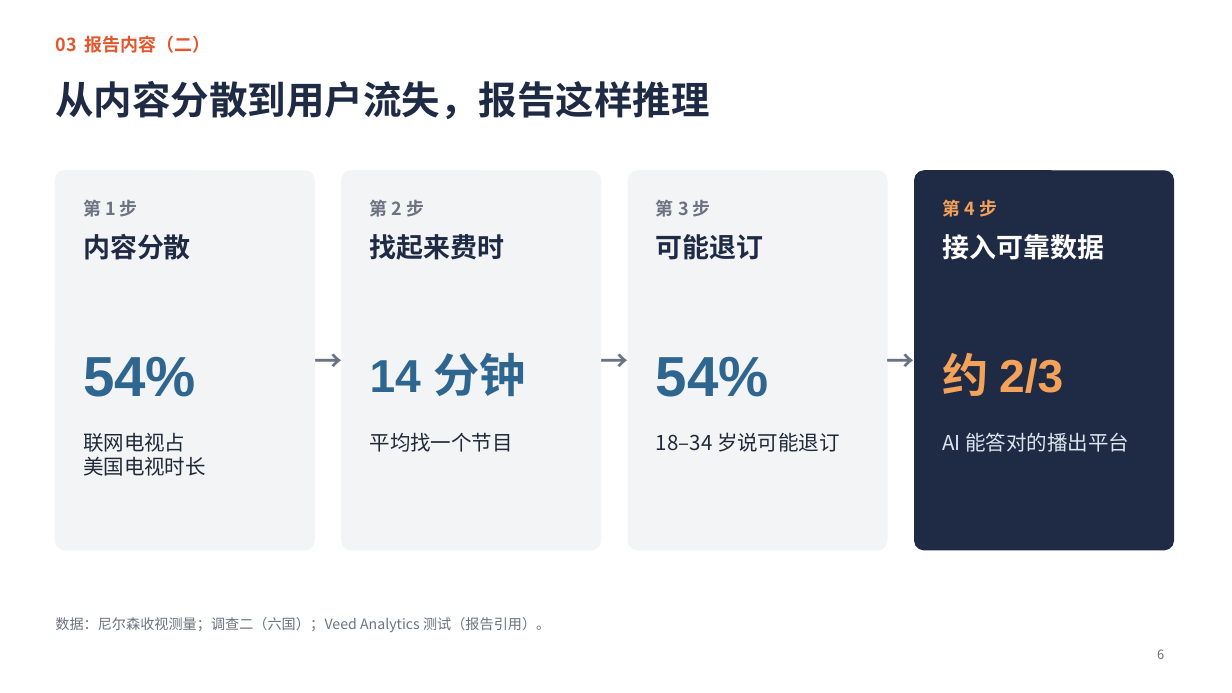
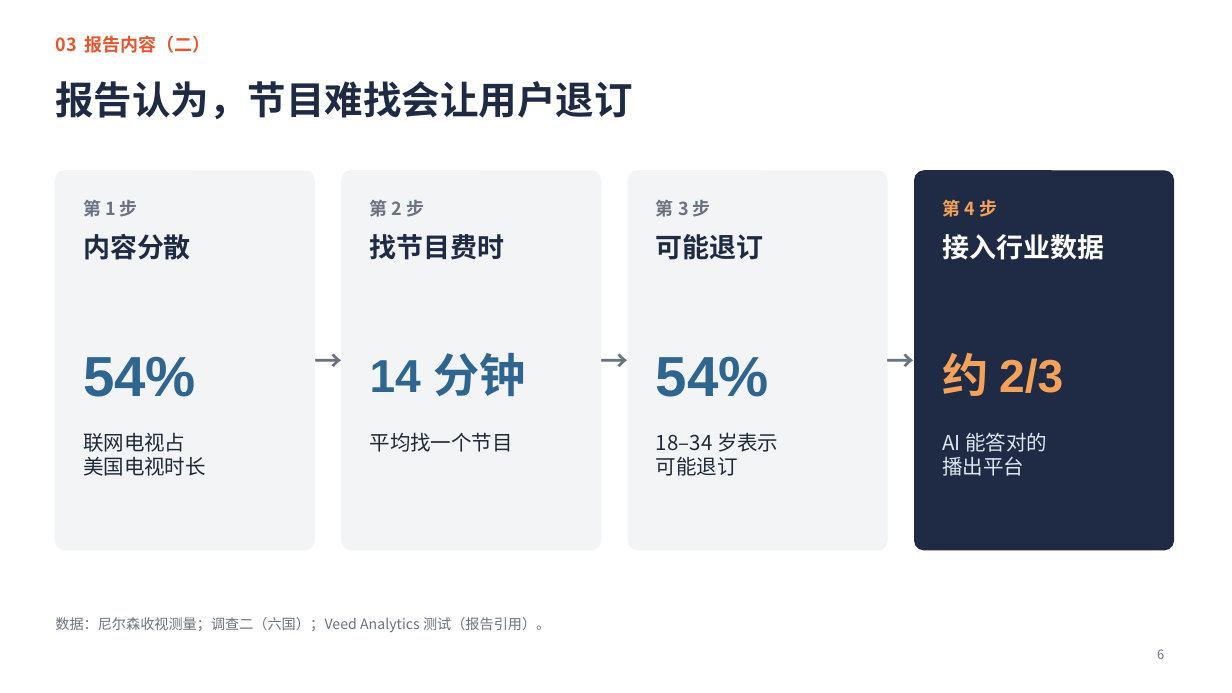
Before and after one commit to jayleo113/ppt, a slide deck: slide 6 of Gracenote报告解读_课堂汇报.pptx. Drawn at 1232x693 pixels with LibreOffice and Linux fonts; fonts in the diff are those of the drawing. Boxes give left, top, right and bottom in pixels: in the first picture for what was removed or moved away, otherwise in the second. Text is boxed around its words. In the diff, an @@ line names an element or a change of style, - is before the commit and + after.

```diff
--- a/Gracenote报告解读_课堂汇报.pptx
+++ b/Gracenote报告解读_课堂汇报.pptx
@@ title at box(55, 81, 632, 119): text changed @@
-从内容分散到用户流失，报告这样推理
+报告认为，节目难找会让用户退订
@@ text at box(370, 234, 505, 260): text changed @@
-找起来费时
+找节目费时
@@ text at box(942, 234, 1104, 260): text changed @@
-接入可靠数据
+接入行业数据
@@ text at box(656, 432, 778, 476): text changed @@
-18–34 岁说可能退订
+18–34 岁表示
+可能退订
@@ text at box(942, 432, 1047, 476): text changed @@
-AI 能答对的播出平台
+AI 能答对的
+播出平台
```
Also in this commit, not shown: 13 other slides changed, 4 other files.
